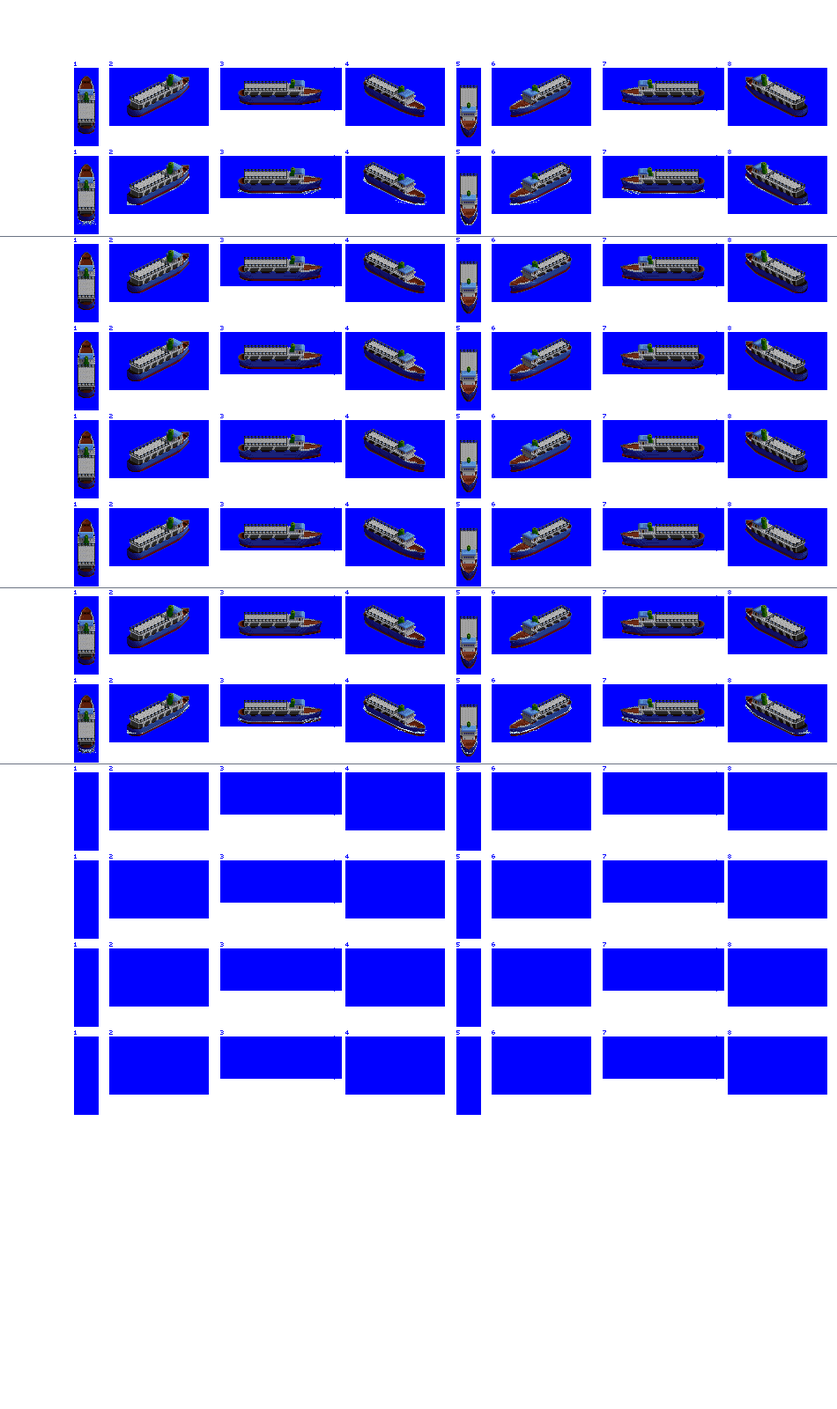
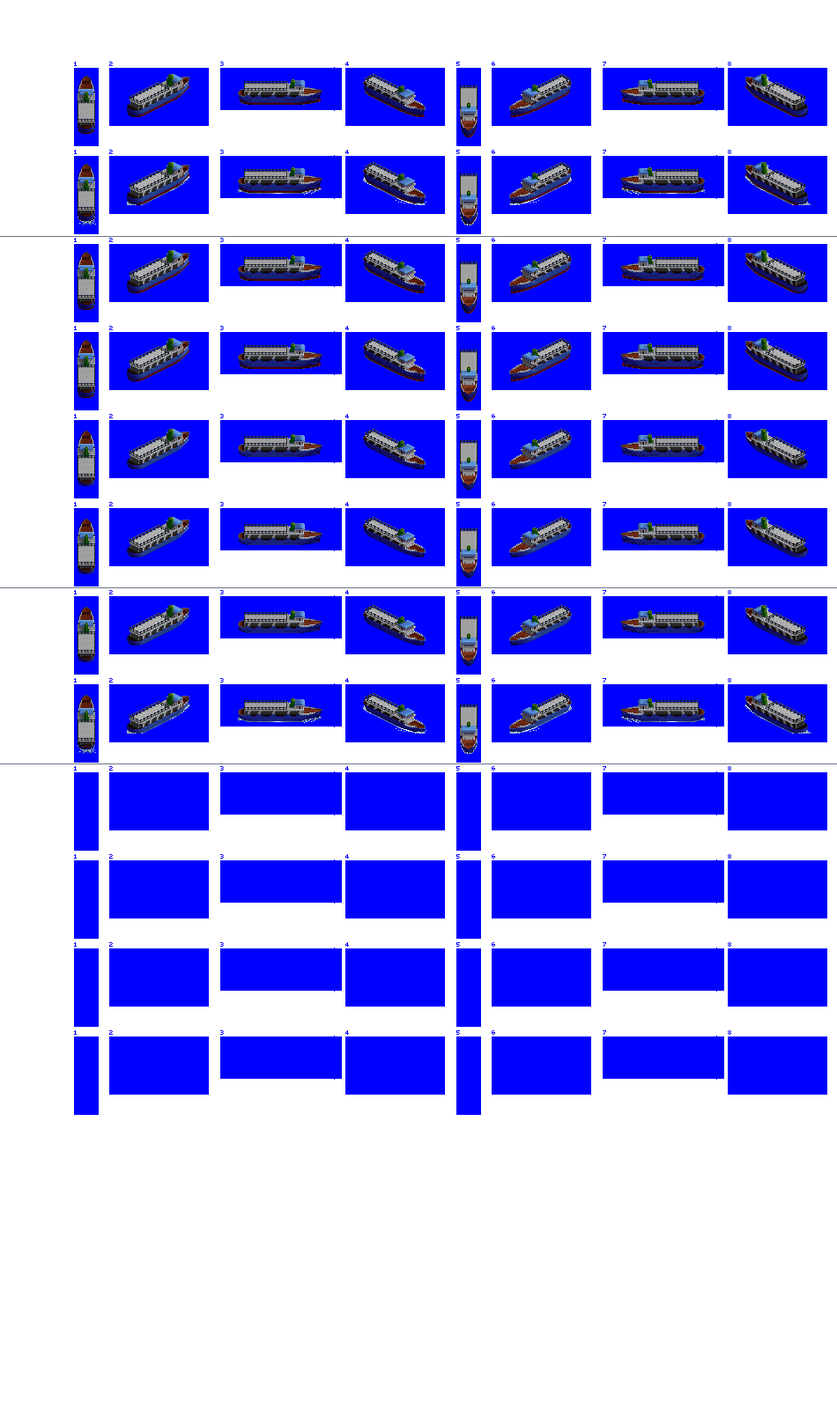
Layered file, before and after one edit (837 × 1409). Changes by layer:
painted on "livestock carrier" over [77, 440, 808, 757]
